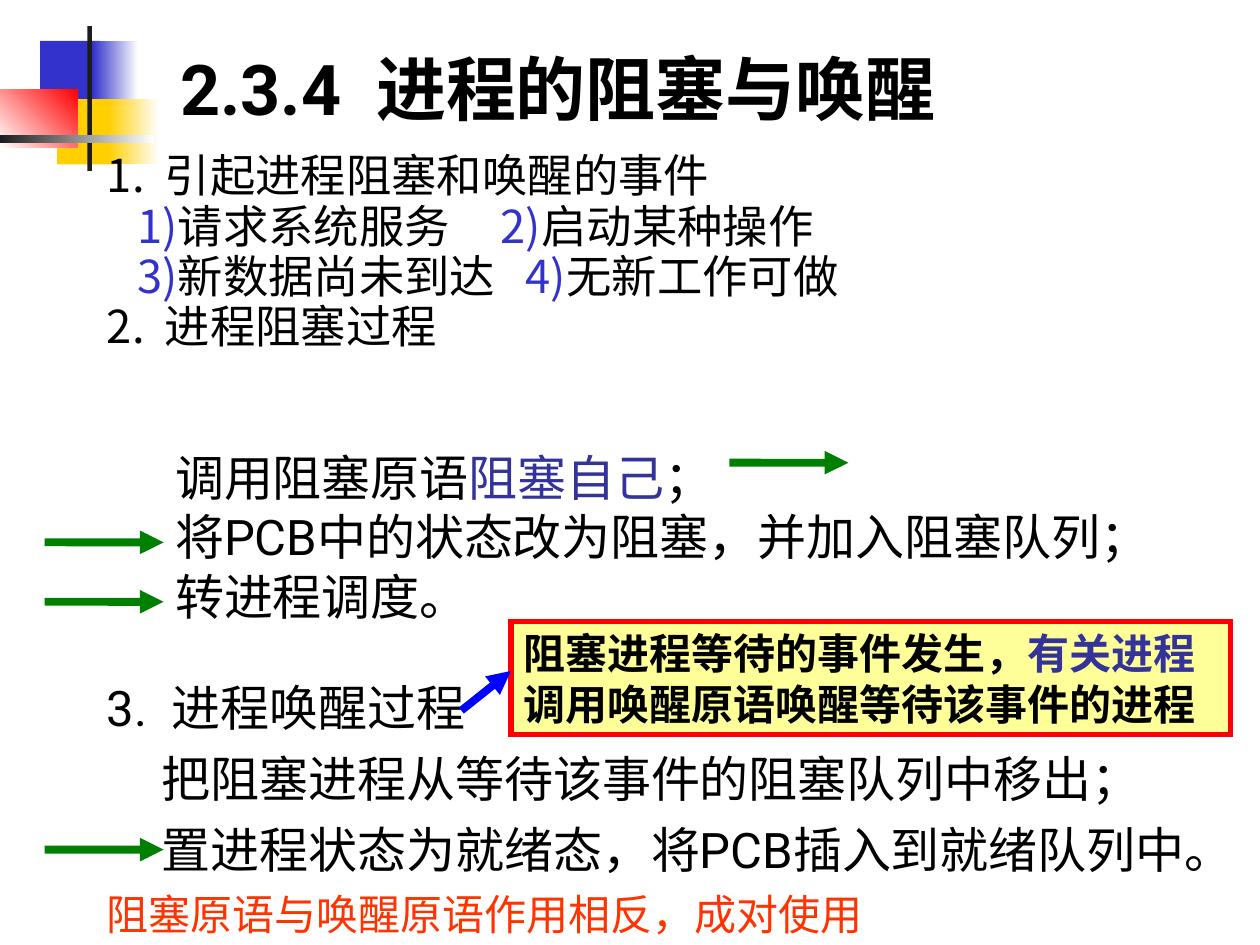
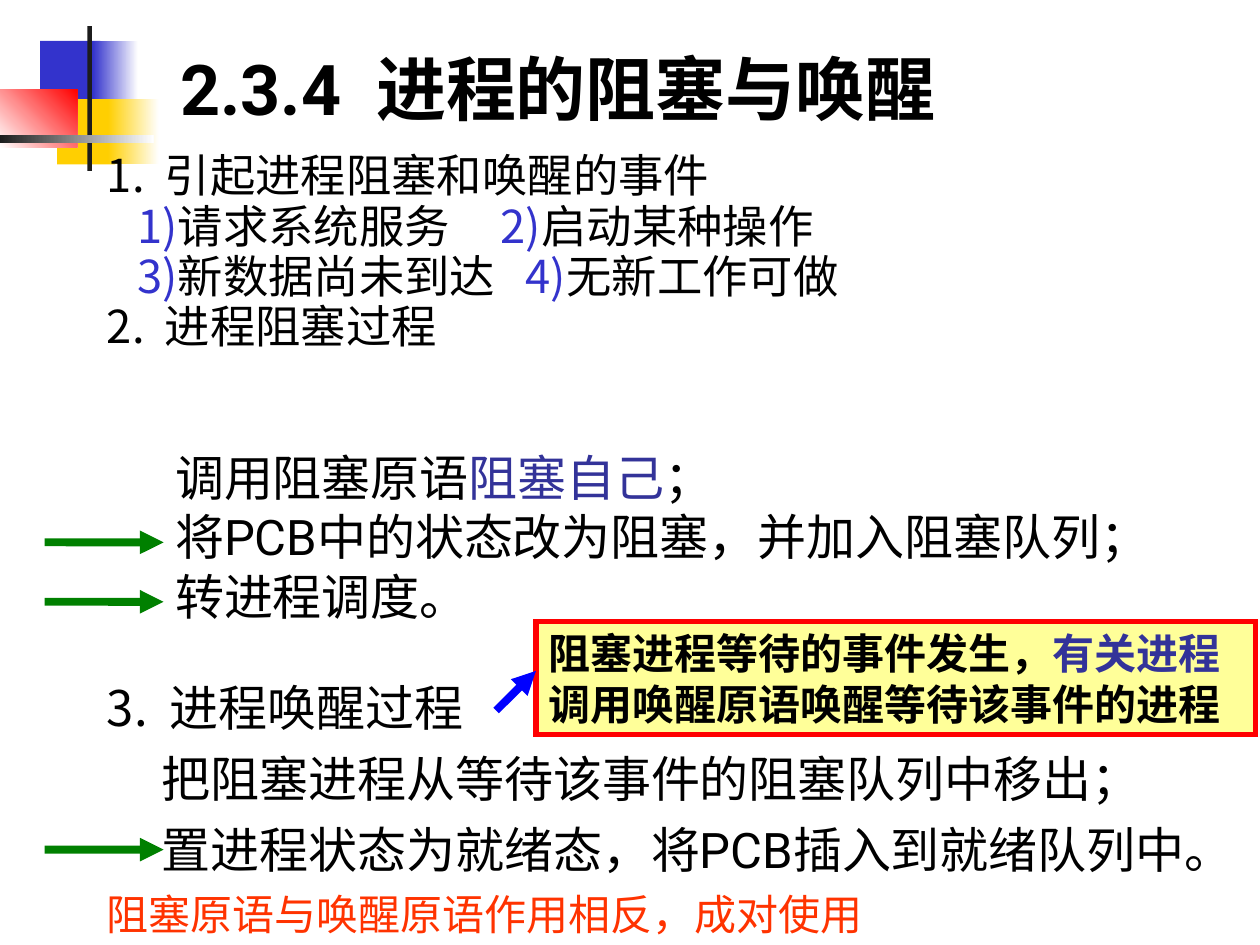
Before and after one commit to edu2act/course-OS, a slide deck: slide 52 of materials/slides/OS_Chap 2.ppt. Drawn at 1260x945 pixels with LibreOffice and Linux fonts; fonts in the diff are those of the drawing. Boxes give left, top, right and bottom in pixels: in the first picture for what was removed or moved away, otherwise in the second. Text is boxed around its words. In the diff, an @@ line names an element or a change of style, - is before the commit and + after.

```diff
--- a/materials/slides/OS_Chap 2.ppt
+++ b/materials/slides/OS_Chap 2.ppt
@@ arrow removed from (730, 462) to (848, 462) @@
@@ rectangle "阻塞进程等待的事件发生，有关进程调用唤醒原语唤醒等待该事件的进程": place and size @@
-rectangle "阻塞进程等待的事件发生，有关进程调用唤醒原语唤醒等待该事件的进程" at (512, 621, 1231, 735)
+rectangle "阻塞进程等待的事件发生，有关进程调用唤醒原语唤醒等待该事件的进程" at (536, 621, 1255, 735)
@@ text at (107, 684, 464, 730): font Roboto to Noto Sans CJK SC in "3. 进程唤醒过程" @@
@@ arrow moved from (461, 711) - (512, 670) to (496, 711) - (536, 670) @@
```
Also in this commit, not shown: 12 other slides changed, 13 other files.
